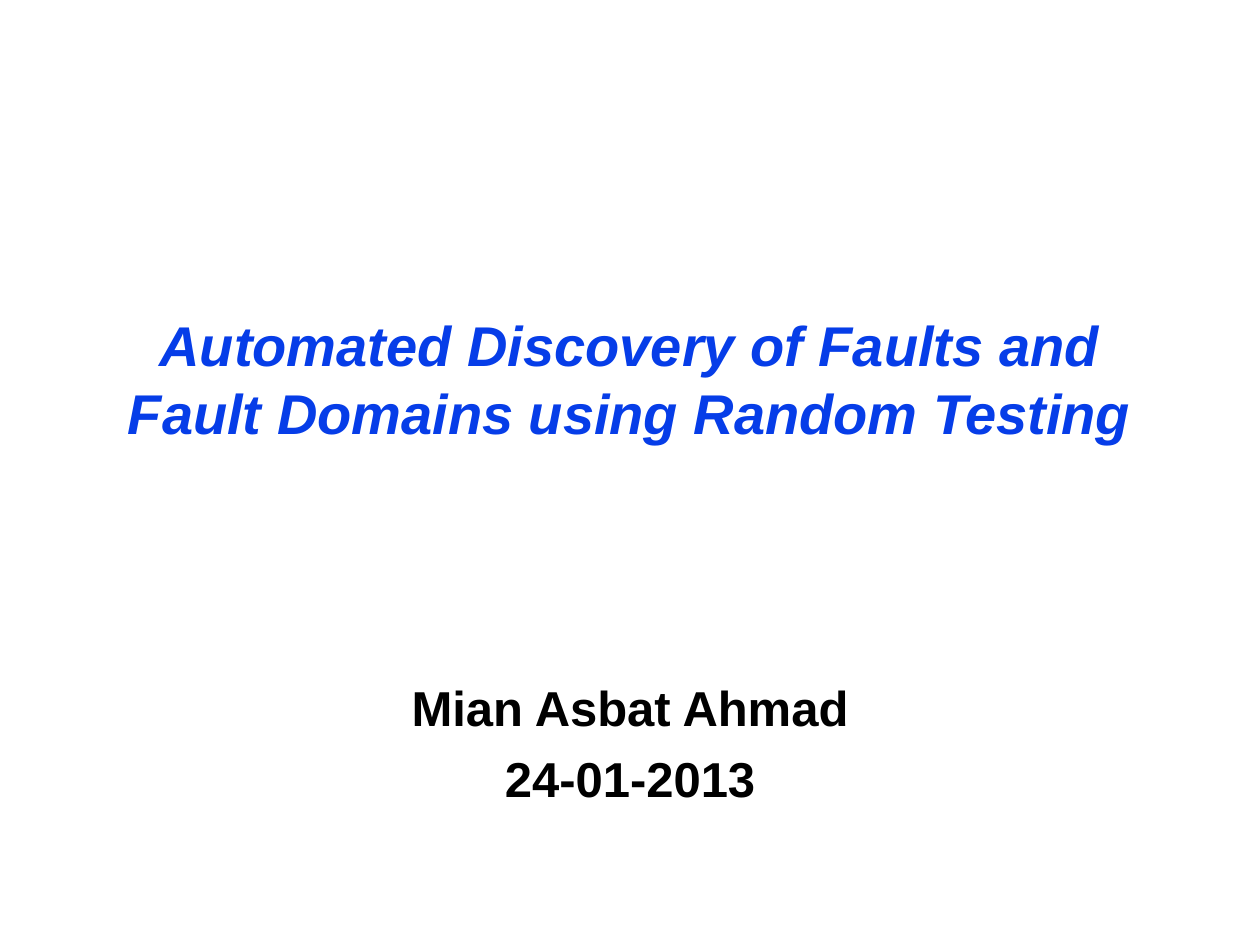
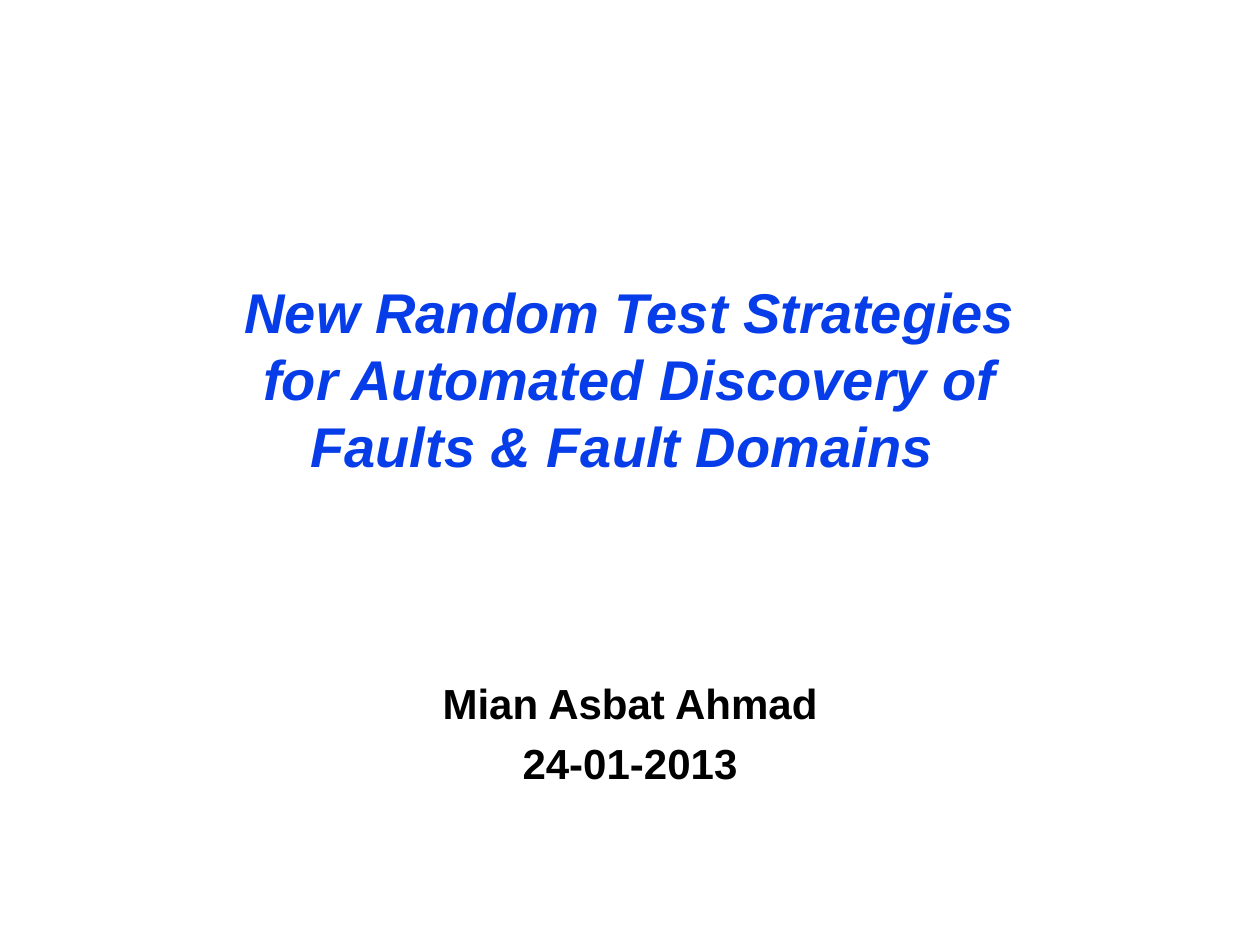
Before and after one commit to maochy/yeti-test, a slide deck: slide 1 of ThesisSeminar/ThesisSeminar.ppt. Drawn at 1260x945 pixels with LibreOffice and Linux fonts; fonts in the diff are those of the drawing. Boxes give left, top, right and bottom in pixels: in the first picture for what was removed or moved away, otherwise in the second. Text is boxed around its words. In the diff, an @@ line names an element or a change of style, - is before the commit and + after.

```diff
--- a/ThesisSeminar/ThesisSeminar.ppt
+++ b/ThesisSeminar/ThesisSeminar.ppt
@@ title at bbox=[245, 292, 1014, 468]: text changed @@
-Automated Discovery of Faults and Fault Domains using Random Testing
+New Random Test Strategies for Automated Discovery of Faults & Fault Domains
@@ subtitle "Mian Asbat Ahmad" at bbox=[443, 688, 817, 780]: size 28 to 24 pt; less space between paragraphs @@
```
Also in this commit, not shown: 2 other slides changed, 2 slides added, 1 slide removed, 3 other files.
